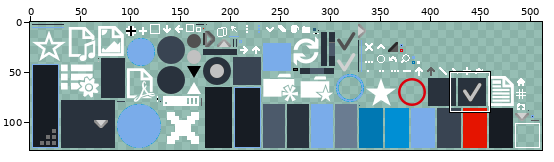
Two versions of one sprite sheet, android/assets/x2/uiskin.png. Above, an overview of the earlier version with the close-up marked.
Close-up. As it was:
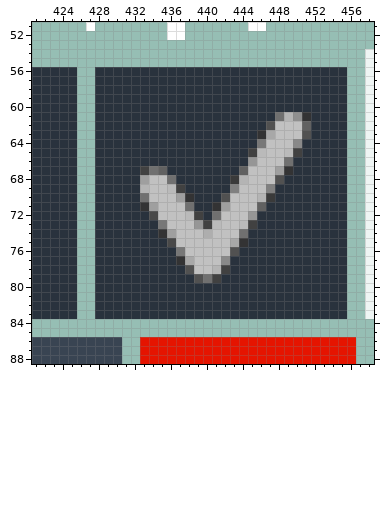
The file is 512x128 pixels. Pixels under 10% opacity are left out. Colours within 5 levels of each other are drawn and written as one. Shown: x 421..458, y 51..88. The commit also changed other parts of the picture, which this record leaves out.
And afterwards:
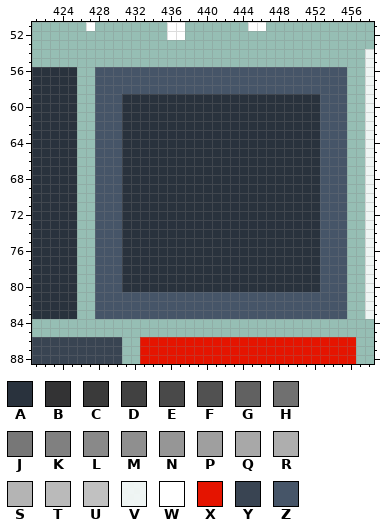
Palette (. is transparent): A #29323d  B #333334  C #3a3a3a  D #414141  E #494949  F #515151  G #616161  H #707070  J #777777  K #808080  L #898989  M #8f8f8f  N #969696  P #9f9f9f  Q #a8a8a8  R #aeaeae  S #b4b4b4  T #bababa  U #c1c1c1  V #ffffffd9  W #ffffff  X #e51400  Y #394452  Z #465568
Change:
@@ x 421..458 @@
 55 .....................................V
-56 AAAAA..AAAAAAAAAAAAAAAAAAAAAAAAAAAA..V
-57 AAAAA..AAAAAAAAAAAAAAAAAAAAAAAAAAAA..V
-58 AAAAA..AAAAAAAAAAAAAAAAAAAAAAAAAAAA..V
-59 AAAAA..AAAAAAAAAAAAAAAAAAAAAAAAAAAA..V
-60 AAAAA..AAAAAAAAAAAAAAAAAAAAAAAAAAAA..V
-61 AAAAA..AAAAAAAAAAAAAAAAAAAAHSMBAAAA..V
-62 AAAAA..AAAAAAAAAAAAAAAAAAAFUUUGAAAA..V
-63 AAAAA..AAAAAAAAAAAAAAAAAABQUUUFAAAA..V
-64 AAAAA..AAAAAAAAAAAAAAAAAAJUUULAAAAA..V
-65 AAAAA..AAAAAAAAAAAAAAAAADTUUTDAAAAA..V
-66 AAAAA..AAAAAAAAAAAAAAAAANUUUHAAAAAA..V
-67 AAAAA..AAAAADHGAAAAAAAAGUUUPBAAAAAA..V
-68 AAAAA..AAAAAPUUHAAAAAACSUUUFAAAAAAA..V
-69 AAAAA..AAAAASUUTDAAAAAKUUUKAAAAAAAA..V
-70 AAAAA..AAAAAHUUUPBAAAFUUUSCAAAAAAAA..V
-71 AAAAA..AAAAABPUUUHAABPUUUGAAAAAAAAA..V
-72 AAAAA..AAAAAAEUUUTDAHUUUNAAAAAAAAAA..V
-73 AAAAA..AAAAAAAJUUUNDTUUTDAAAAAAAAAA..V
-74 AAAAA..AAAAAAABPUUURUUUHAAAAAAAAAAA..V
-75 AAAAA..AAAAAAAAEUUUUUUQBAAAAAAAAAAA..V
-76 AAAAA..AAAAAAAAAJUUUUUFAAAAAAAAAAAA..V
-77 AAAAA..AAAAAAAAABQUUULAAAAAAAAAAAAA..V
-78 AAAAA..AAAAAAAAAAFUUSDAAAAAAAAAAAAA..V
-79 AAAAA..AAAAAAAAAAAFHDAAAAAAAAAAAAAA..V
-80 AAAAA..AAAAAAAAAAAAAAAAAAAAAAAAAAAA..V
-81 AAAAA..AAAAAAAAAAAAAAAAAAAAAAAAAAAA..V
-82 AAAAA..AAAAAAAAAAAAAAAAAAAAAAAAAAAA..V
-83 AAAAA..AAAAAAAAAAAAAAAAAAAAAAAAAAAA..V
+56 AAAAA..ZZZZZZZZZZZZZZZZZZZZZZZZZZZZ..V
+57 AAAAA..ZZZZZZZZZZZZZZZZZZZZZZZZZZZZ..V
+58 AAAAA..ZZZZZZZZZZZZZZZZZZZZZZZZZZZZ..V
+59 AAAAA..ZZZAAAAAAAAAAAAAAAAAAAAAAZZZ..V
+60 AAAAA..ZZZAAAAAAAAAAAAAAAAAAAAAAZZZ..V
+61 AAAAA..ZZZAAAAAAAAAAAAAAAAAAAAAAZZZ..V
+62 AAAAA..ZZZAAAAAAAAAAAAAAAAAAAAAAZZZ..V
+63 AAAAA..ZZZAAAAAAAAAAAAAAAAAAAAAAZZZ..V
+64 AAAAA..ZZZAAAAAAAAAAAAAAAAAAAAAAZZZ..V
+65 AAAAA..ZZZAAAAAAAAAAAAAAAAAAAAAAZZZ..V
+66 AAAAA..ZZZAAAAAAAAAAAAAAAAAAAAAAZZZ..V
+67 AAAAA..ZZZAAAAAAAAAAAAAAAAAAAAAAZZZ..V
+68 AAAAA..ZZZAAAAAAAAAAAAAAAAAAAAAAZZZ..V
+69 AAAAA..ZZZAAAAAAAAAAAAAAAAAAAAAAZZZ..V
+70 AAAAA..ZZZAAAAAAAAAAAAAAAAAAAAAAZZZ..V
+71 AAAAA..ZZZAAAAAAAAAAAAAAAAAAAAAAZZZ..V
+72 AAAAA..ZZZAAAAAAAAAAAAAAAAAAAAAAZZZ..V
+73 AAAAA..ZZZAAAAAAAAAAAAAAAAAAAAAAZZZ..V
+74 AAAAA..ZZZAAAAAAAAAAAAAAAAAAAAAAZZZ..V
+75 AAAAA..ZZZAAAAAAAAAAAAAAAAAAAAAAZZZ..V
+76 AAAAA..ZZZAAAAAAAAAAAAAAAAAAAAAAZZZ..V
+77 AAAAA..ZZZAAAAAAAAAAAAAAAAAAAAAAZZZ..V
+78 AAAAA..ZZZAAAAAAAAAAAAAAAAAAAAAAZZZ..V
+79 AAAAA..ZZZAAAAAAAAAAAAAAAAAAAAAAZZZ..V
+80 AAAAA..ZZZAAAAAAAAAAAAAAAAAAAAAAZZZ..V
+81 AAAAA..ZZZZZZZZZZZZZZZZZZZZZZZZZZZZ..V
+82 AAAAA..ZZZZZZZZZZZZZZZZZZZZZZZZZZZZ..V
+83 AAAAA..ZZZZZZZZZZZZZZZZZZZZZZZZZZZZ..V
 84 ......................................
Pixel boxes of the changes (left, top, right, bottom) in both close-ups:
changed: (95, 67, 347, 319)
